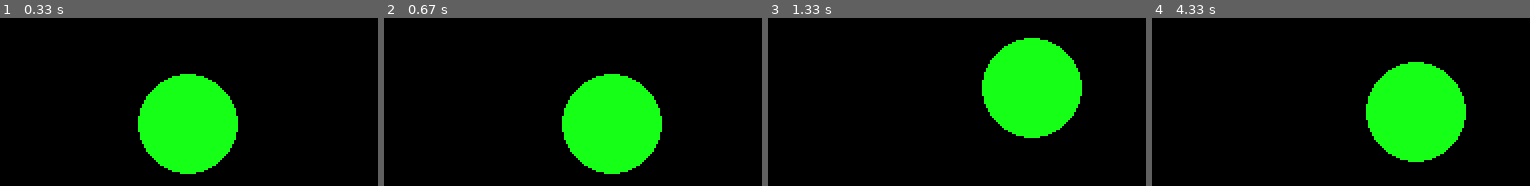
Above: before the commit, frames 1-4 (left to right).
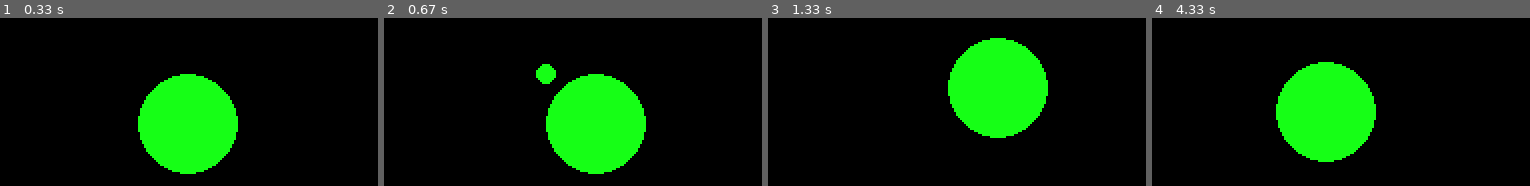
Above: after the commit, the same moments.

Repository: bhawesh2002/learning_path_to_PyGame
Game: pygame game, started from realistic collision/realistic collision.py
The game is run twice, just before and just after one commit, with the same random seed, the same clock (stepped at 60 frames per second) and the same inputs.
Inputs:
- Up to frame 1 (0.33 s): no input
- Up to frame 2 (0.67 s): hold Right from 0.33 s (still down)
- Up to frame 3 (1.33 s): release Right at 0.8 s; hold Up 0.83-1.13 s; hold Right from 1.17 s (still down)
- Up to frame 4 (4.33 s): release Right at 1.63 s; hold Left 1.67-2.2 s; hold Down 2.23-2.53 s; hold Left 2.57-2.97 s; hold Up 3-3.37 s; hold Right 3.4-4.03 s; hold Down from 4.07 s (still down)

Frame 1 is identical in both runs. In frame 2, 5.5% of the frame differs, in the area x 40-74%, y 27-93%; in frame 3, 10%; in frame 4, 23%, in the area x 32-84%, y 26-86%.

Commit message:
rename th efile

Diff:
--- a/trace the path/trace_path.py
+++ b/realistic collision/realistic collision.py
@@ -21,6 +21,10 @@
     if(pygame.key.get_pressed()[K_RIGHT]):
         if(x_pos < dimensions.topright[0] - radius):
             x_pos += 1
+            window.fill((0,0,0))
+            ball = pygame.draw.circle(window,(22,255,22),(x_pos,y_pos),radius)
+            path = pygame.draw.circle(window,(22,255,22),(x_pos -radius,y_pos- radius),5)
+            pygame.display.update()
         else:
             x_pos = dimensions.topright[0] - radius
     if(pygame.key.get_pressed()[K_LEFT]):
